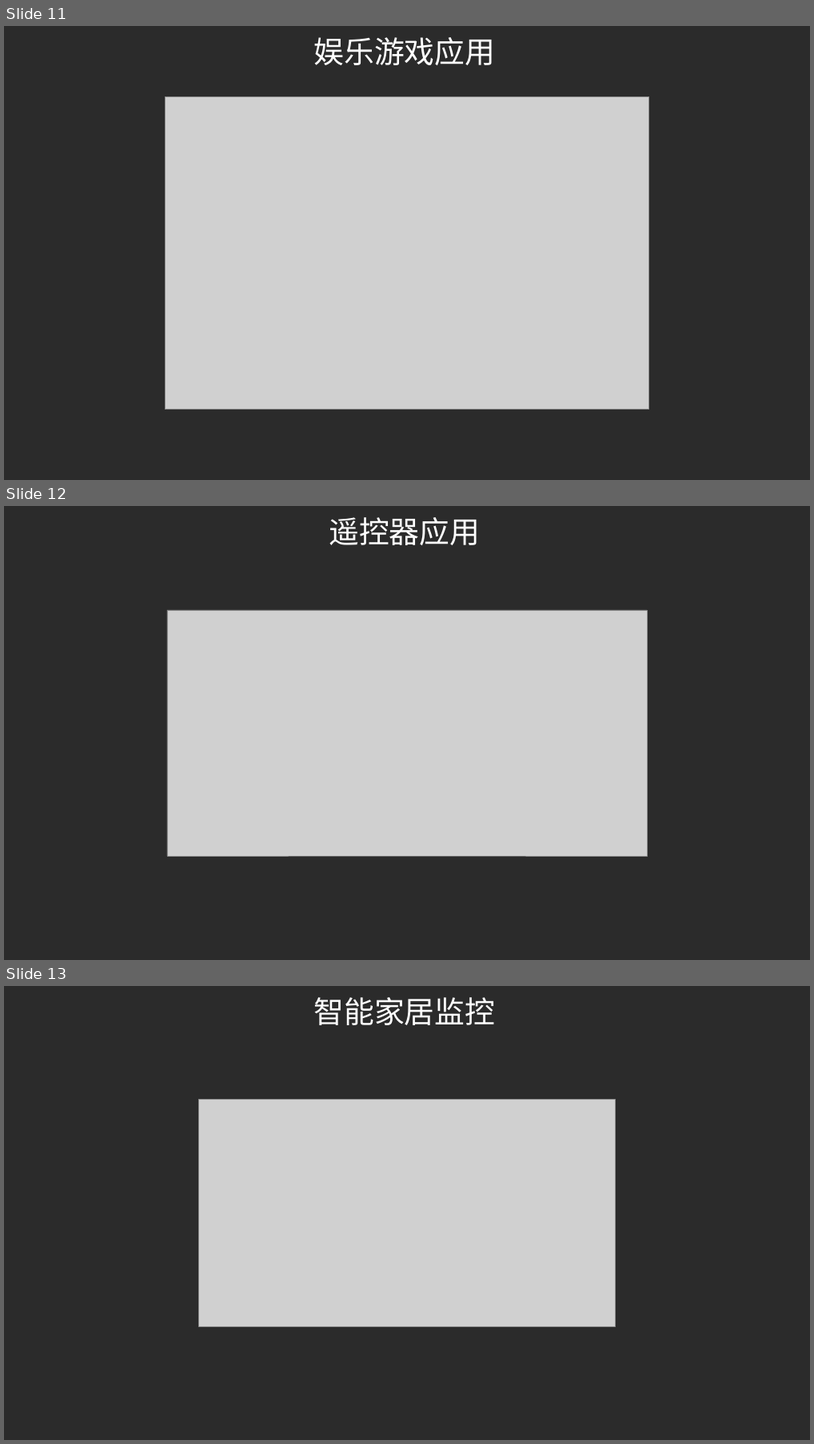
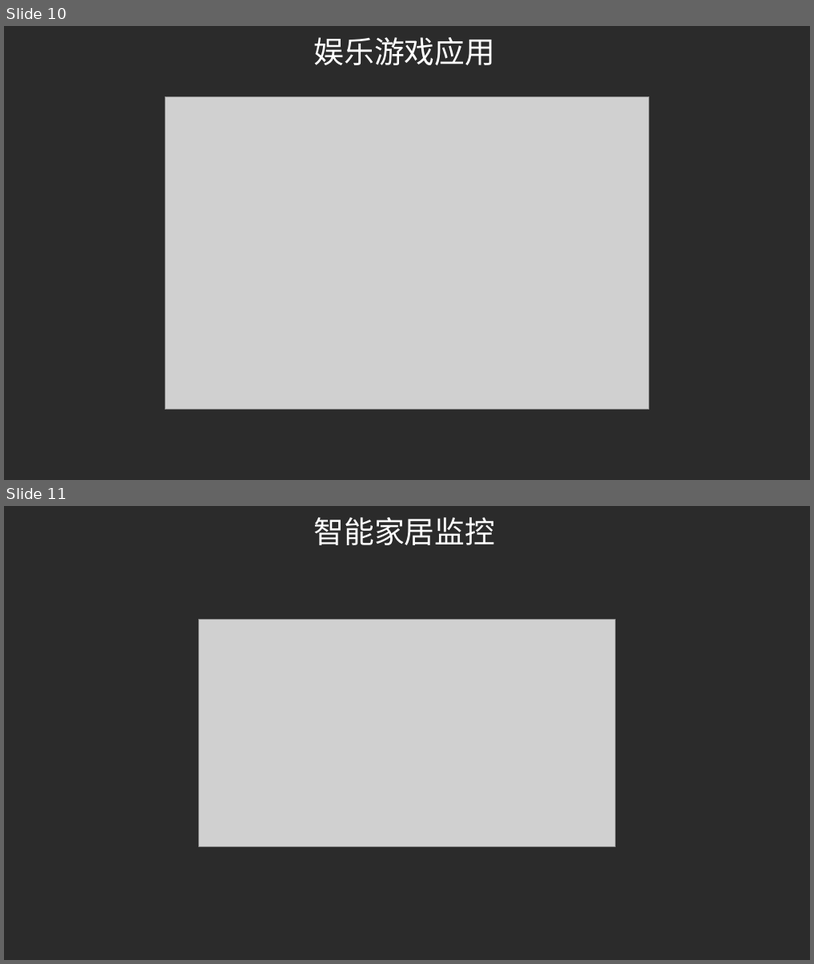
Before and after one commit to PengleiYu/BLE_PPT, a slide deck: BLE蓝牙低功耗简介.pptx. Shown one above the other, each under a label of ours: slides 11, 12 and 13 before the commit, slides 10 and 11 after it. The pictures are 814x1444 and 814x964 pixels, drawn with LibreOffice and Linux fonts; fonts in the diff are those of the drawing; grey boxes stand for pictures; background and template pictures are left out; a plain dark background stands for a picture behind light text. Boxes give left, top, right and bottom in pixels: in the first picture for what was removed or moved away, otherwise in the second. Text is boxed around its words. In the diff, an @@ line names an element or a change of style, - is before the commit and + after.

```diff
--- a/BLE蓝牙低功耗简介.pptx
+++ b/BLE蓝牙低功耗简介.pptx
@@ slide 12 removed at <box>4,506,810,960</box>, background picture (left out) @@
@@ title removed at <box>329,517,480,545</box> @@
-遥控器应用
@@ picture removed at <box>167,610,648,856</box> @@
@@ what was slide 11 is now slide 10 @@
@@ what was slide 13 is now slide 11 @@
```
Also in this commit, not shown: 4 slides changed, 2 slides added, 6 other slides removed.
